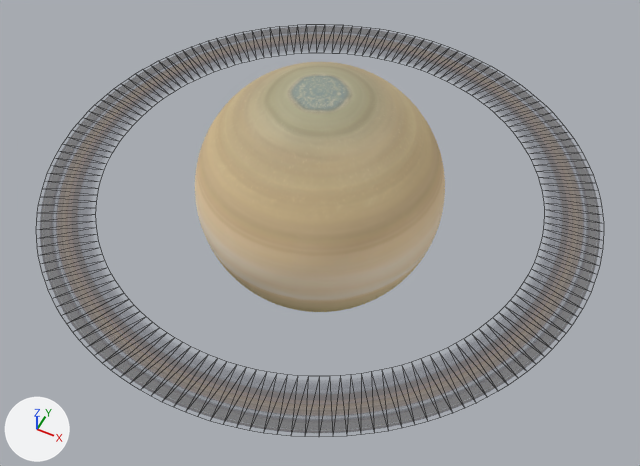
The glTF model public/models/saturn.glb as it was, and as the next commit left it.
Both versions are drawn from a camera (50 mm lens) standing at (2.26, -4.52, 5.11) and looking at (0.12, -0.24, -0.24). Every picture has the same lights, and +X, +Y and +Z are marked at lower left. Mesh edges are drawn as thin lines on the coarser meshes. Vertices at the same position are counted once.

The older version as bpy lines, for what is in view:
```python
me_8k_saturn_ring_alpha = bpy.data.meshes.new('8k_saturn_ring_alpha')
me_8k_saturn_ring_alpha.from_pydata(...)  # 394 vertices, 314 faces; spans x -2.25..2.25, y -2.24..2.24, z 0.0
me_8k_saturn_ring_alpha.materials.append(mat_8k_saturn_ring_alpha)  # picture img_8k_saturn_ring_alpha
me_sphere_002 = bpy.data.meshes.new('Sphere.002')
me_sphere_002.from_pydata(...)  # 32514 vertices, 65024 faces; spans x -1.0..1.0, y -1.0..1.0, z -1.0..1.0
me_sphere_002.materials.append(mat_base)  # picture img_8k_saturn
ob_8k_saturn_ring_alpha = bpy.data.objects.new('8k_saturn_ring_alpha', me_8k_saturn_ring_alpha)
ob_8k_saturn_ring_alpha.location = (0.0, 0.0, 0.0)
ob_8k_saturn_ring_alpha.scale = (0.996, 1.0, 1.0)
ob_base = bpy.data.objects.new('Base', me_sphere_002)
ob_base.location = (0.0, 0.0, 0.0)
```
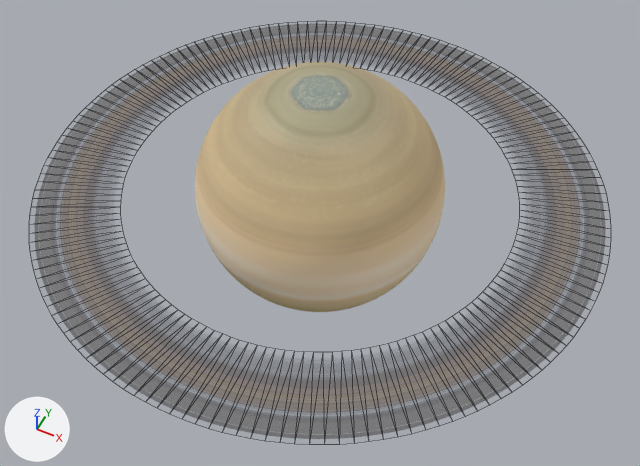
Where the change shows, as pixel boxes (x1, y1, x2, y2) in the pictures (640 x 466 px; the box of a moved part takes in the faces that stretch with it):
'8k_saturn_ring_alpha', reshaped, rescaled: before (40, 26, 600, 433); after (35, 24, 605, 439)
part 1 of me_8k_saturn_ring_alpha, moved or reshaped: before (164, 363, 201, 404); after (161, 348, 210, 409)
part 2 of me_8k_saturn_ring_alpha, moved or reshaped: before (154, 357, 192, 398); after (149, 342, 203, 403)
part 3 of me_8k_saturn_ring_alpha, moved or reshaped: before (46, 260, 94, 288); after (117, 328, 184, 391)
part 4 of me_8k_saturn_ring_alpha, rebuilt: before (176, 132, 600, 433); after (173, 154, 605, 439)
part 5 of me_8k_saturn_ring_alpha, rebuilt (20% taller): before (152, 26, 565, 140); after (154, 24, 585, 161)
part 6 of me_8k_saturn_ring_alpha, rebuilt: before (92, 90, 144, 123); after (95, 92, 151, 120)
part 7 of me_8k_saturn_ring_alpha, rebuilt (54% wider, 21% taller): before (75, 125, 113, 138); after (62, 136, 121, 152)
part 8 of me_8k_saturn_ring_alpha, rebuilt (55% wider, 27% taller): before (80, 118, 117, 132); after (67, 129, 125, 147)
part 9 of me_8k_saturn_ring_alpha, rebuilt (53% wider, 24% taller): before (86, 112, 121, 128); after (77, 116, 131, 136)
part 10 of me_8k_saturn_ring_alpha, rebuilt (82% wider, 79% taller): before (117, 85, 149, 103); after (116, 72, 175, 105)
part 11 of me_8k_saturn_ring_alpha, rebuilt (27% wider, 47% taller): before (124, 80, 156, 98); after (138, 67, 179, 94)
part 12 of me_8k_saturn_ring_alpha, rebuilt (28% wider, 45% taller): before (131, 75, 162, 94); after (146, 63, 186, 91)
part 13 of me_8k_saturn_ring_alpha, rebuilt: before (51, 166, 92, 176); after (35, 196, 103, 215)
part 14 of me_8k_saturn_ring_alpha, rebuilt (60% wider, 18% shorter): before (54, 159, 95, 169); after (38, 190, 104, 198)
part 15 of me_8k_saturn_ring_alpha, rebuilt: before (58, 152, 97, 163); after (40, 182, 105, 190)
part 16 of me_8k_saturn_ring_alpha, rebuilt: before (61, 145, 102, 157); after (43, 174, 107, 183)
part 17 of me_8k_saturn_ring_alpha, rebuilt: before (66, 138, 103, 150); after (49, 158, 112, 171)
part 18 of me_8k_saturn_ring_alpha, rebuilt (58% wider): before (70, 131, 107, 144); after (53, 151, 112, 164)
part 19 of me_8k_saturn_ring_alpha, built on: before (40, 174, 90, 255); after (35, 86, 193, 397)

The change, as a list of edits to the scene's bpy script:
```text
Change me_8k_saturn_ring_alpha:
    used by ob_8k_saturn_ring_alpha; location = (0.0, 0.0, 0.0); scale = (0.996, 1.0, 1.0)
    remove me_8k_saturn_ring_alpha.from_pydata(...)  # 394 vertices, 314 faces; spans x -2.25..2.25, y -2.24..2.24, z 0.0
    add me_8k_saturn_ring_alpha.from_pydata(...)  # 382 vertices, 304 faces; spans x -2.31..2.31, y -1.49..1.49, z 0.0
    me_8k_saturn_ring_alpha part 1: the loose piece of 4 vertices spanning x -0.04..0.04, y -2.24..-1.78, z 0.0 is moved by (0.0, 0.75, 0.0)
    me_8k_saturn_ring_alpha part 2: the loose piece of 4 vertices spanning x -0.13..-0.04, y -2.24..-1.78, z 0.0 is moved by (0.0, 0.75, 0.0)
    me_8k_saturn_ring_alpha part 3: the loose piece of 7 vertices spanning x -1.45..-1.04, y -1.82..-1.36, z 0.0 is turned 25.8 degrees about the z axis through its middle and scaled by 1.01, then moved by (0.96, 0.34, 0.0)
    me_8k_saturn_ring_alpha part 4: the loose piece of 118 vertices spanning x 0.04..2.25, y -2.24..1.56, z 0.0 is rebuilt with 108 vertices and now spans x 0.03..2.31, y -1.49..0.89, z 0.0
    me_8k_saturn_ring_alpha part 5: the loose piece of 104 vertices spanning x -2.13..1.61, y 0.58..2.24, z 0.0 is rebuilt with 106 vertices and now spans x -2.17..1.85, y 0.35..1.49, z 0.0
    me_8k_saturn_ring_alpha part 6: the loose piece of 10 vertices spanning x -2.25..-1.78, y -0.07..0.29, z 0.0 is rebuilt with 6 vertices and now spans x -2.31..-1.59, y 0.02..0.15, z 0.0
    me_8k_saturn_ring_alpha part 7: the loose piece of 4 vertices spanning x -2.24..-1.77, y -0.33..-0.2, z 0.0 is rebuilt with 4 vertices and now spans x -2.27..-1.56, y -0.33..-0.19, z 0.0
    me_8k_saturn_ring_alpha part 8: the loose piece of 4 vertices spanning x -2.24..-1.78, y -0.25..-0.13, z 0.0 is rebuilt with 4 vertices and now spans x -2.29..-1.57, y -0.27..-0.15, z 0.0
    me_8k_saturn_ring_alpha part 9: the loose piece of 4 vertices spanning x -2.25..-1.79, y -0.16..-0.05, z 0.0 is rebuilt with 4 vertices and now spans x -2.31..-1.59, y -0.15..-0.06, z 0.0
    me_8k_saturn_ring_alpha part 10: the loose piece of 4 vertices spanning x -2.23..-1.77, y 0.23..0.38, z 0.0 is rebuilt with 8 vertices and now spans x -2.29..-1.54, y 0.15..0.39, z 0.0
    me_8k_saturn_ring_alpha part 11: the loose piece of 4 vertices spanning x -2.22..-1.75, y 0.3..0.47, z 0.0 is rebuilt with 4 vertices and now spans x -2.23..-1.53, y 0.27..0.45, z 0.0
    me_8k_saturn_ring_alpha part 12: the loose piece of 4 vertices spanning x -2.2..-1.74, y 0.37..0.55, z 0.0 is rebuilt with 4 vertices and now spans x -2.2..-1.5, y 0.31..0.51, z 0.0
    me_8k_saturn_ring_alpha part 13: the loose piece of 4 vertices spanning x -2.11..-1.66, y -0.85..-0.61, z 0.0 is rebuilt with 6 vertices and now spans x -2.01..-1.32, y -0.84..-0.51, z 0.0
    me_8k_saturn_ring_alpha part 14: the loose piece of 4 vertices spanning x -2.14..-1.68, y -0.77..-0.54, z 0.0 is rebuilt with 4 vertices and now spans x -2.06..-1.39, y -0.73..-0.47, z 0.0
    me_8k_saturn_ring_alpha part 15: the loose piece of 4 vertices spanning x -2.17..-1.71, y -0.68..-0.48, z 0.0 is rebuilt with 4 vertices and now spans x -2.1..-1.42, y -0.68..-0.43, z 0.0
    me_8k_saturn_ring_alpha part 16: the loose piece of 4 vertices spanning x -2.19..-1.73, y -0.6..-0.41, z 0.0 is rebuilt with 4 vertices and now spans x -2.14..-1.45, y -0.63..-0.39, z 0.0
    me_8k_saturn_ring_alpha part 17: the loose piece of 4 vertices spanning x -2.21..-1.75, y -0.51..-0.34, z 0.0 is rebuilt with 4 vertices and now spans x -2.2..-1.5, y -0.51..-0.31, z 0.0
    me_8k_saturn_ring_alpha part 18: the loose piece of 4 vertices spanning x -2.22..-1.76, y -0.42..-0.27, z 0.0 is rebuilt with 4 vertices and now spans x -2.23..-1.53, y -0.45..-0.27, z 0.0
    me_8k_saturn_ring_alpha part 19: 34 vertices removed from x -2.08..-1.26, y -1.59..-0.68, z 0.0; 93 vertices added at x -2.31..-0.1, y -1.48..0.21, z 0.0
Change ob_8k_saturn_ring_alpha:
    ob_8k_saturn_ring_alpha.scale: (0.996, 1.0, 1.0) -> (0.993, 1.54, 0.998)
```
